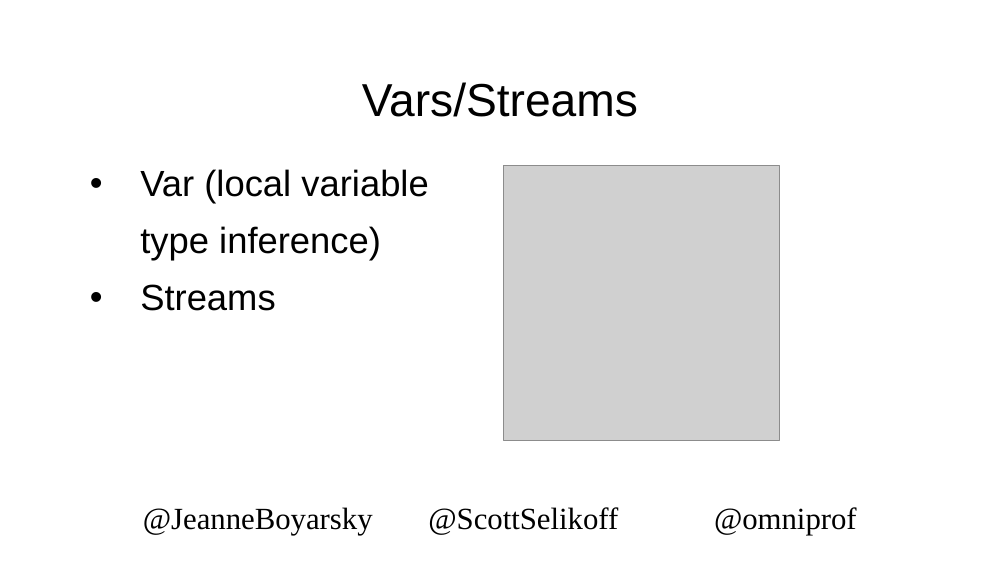
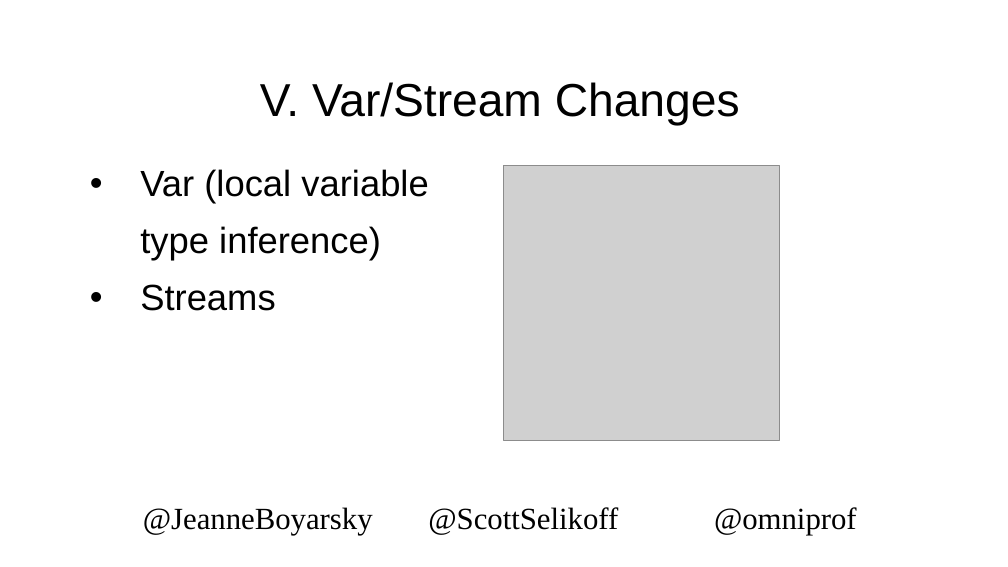
Before and after one commit to boyarsky/2019-oraclecodeone-cert-hol, a slide deck: slide 41 of 2019-OracleCodeOne-HOL.pptx. Drawn at 1008x567 pixels with LibreOffice and Linux fonts; fonts in the diff are those of the drawing; grey boxes stand for pictures; background and template pictures are left out. Boxes give left, top, right and bottom in pixels: in the first picture for what was removed or moved away, otherwise in the second. Text is boxed around its words. In the diff, an @@ line names an element or a change of style, - is before the commit and + after.

```diff
--- a/2019-OracleCodeOne-HOL.pptx
+++ b/2019-OracleCodeOne-HOL.pptx
@@ title at [260,82,740,126]: text changed @@
-Vars/Streams
+V. Var/Stream Changes
```
Also in this commit, not shown: 7 other slides changed.
